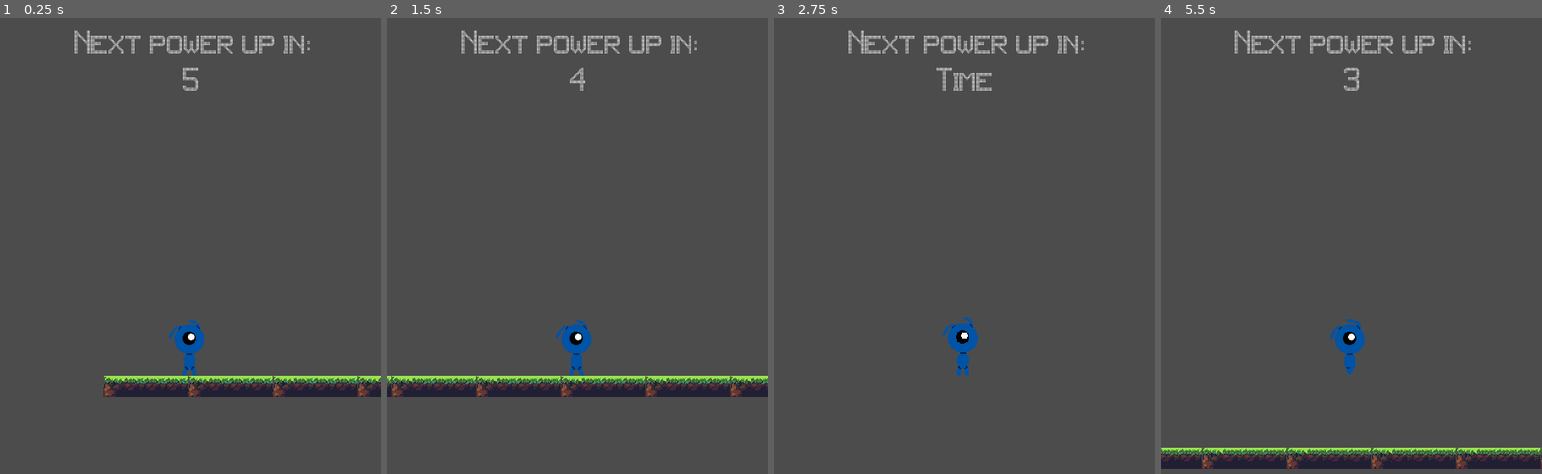
Above: before the commit, frames 1-4 (left to right).
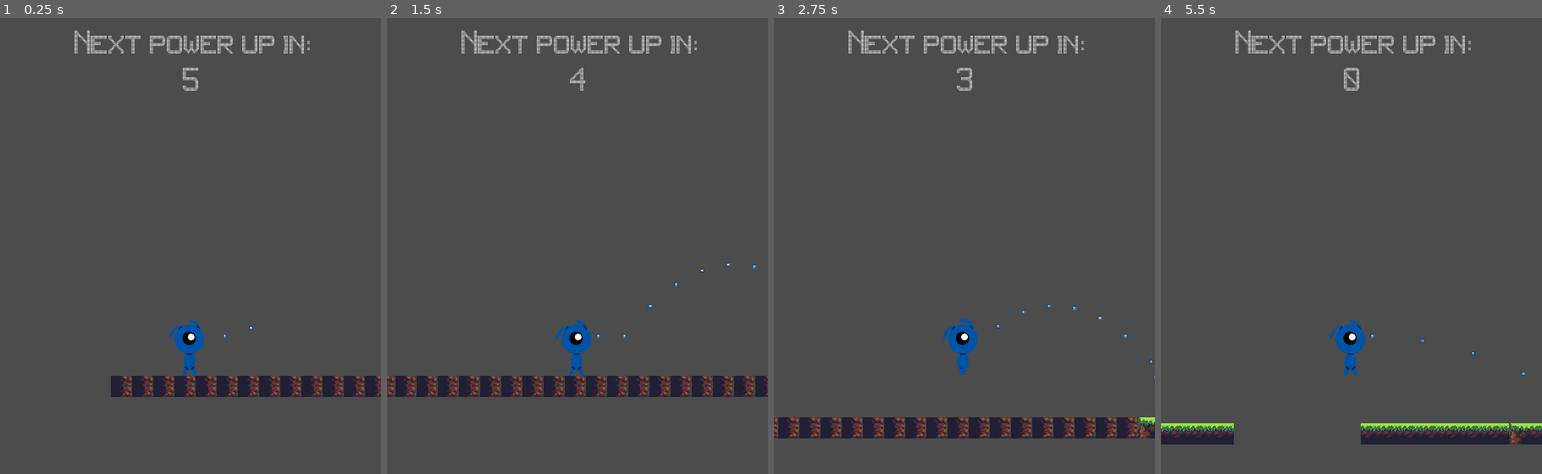
Above: after the commit, the same moments.

Repository: Rileydevlab/Platformgame-9bfa491d5ac16dc9b1c8cc8b83aed2f052f0a1d2
Game: Godot game, scene res://Tscn/World.tscn
Two runs of this game, one before a commit and one after it. Both use one fixed random seed, a clock stepped at 60 frames per second and the inputs below. The engine's default icon, where the game draws it, is replaced by a stand-in: a white triangle on a blue panel in a dark square.
Inputs (mouse positions are in pixels of both pictures, inside the frame that each line leads up to):
- Up to frame 1 (0.25 s): no input
- Up to frame 2 (1.5 s): move the mouse to (661, 314) at 0.52 s; hold Right (ui_right) 0.53-1.25 s; hold Up (ui_up) 0.53-1.25 s; click (661, 314) at 0.67 s; drag from (501, 378) to (outside the picture) at 1.27 s
- Up to frame 3 (2.75 s): move the mouse to (1002, 195) at 2.02 s; hold Down (ui_down) from 2.03 s (still down); hold Up (ui_up) from 2.03 s (still down)
- Up to frame 4 (5.5 s): release Down (ui_down) at 2.75 s; release Up (ui_up) at 2.75 s; drag from (outside the picture) to (1237, 246) at 2.77 s; move the mouse to (1465, 446) at 3.52 s; hold Right (ui_right) 3.53-4.25 s; hold Up (ui_up) 3.53-4.25 s; drag from (1237, 246) to (1294, 177) at 4.27 s; move the mouse to (1370, 346) at 5.02 s; hold Right (ui_right) from 5.03 s (still down); hold Up (ui_up) from 5.03 s (still down); click (1370, 346) at 5.17 s

The runs differ from the first frame. In frame 1, 2.4% of the frame differs, in the area x 27-100%, y 67-84%; in frame 2, 3.6%; in frame 3, 5.1%; in frame 4, 8.2%, in the area x 0-100%, y 2-99%.

Commit message:
Map change and shooting
Added shooting to player. added some diff texture.

Diff:
--- /dev/null
+++ b/Script/Bullet.gd
@@ -0,0 +1,14 @@
+extends KinematicBody2D
+
+var speed = 750
+var velocity = Vector2()
+
+func start(pos, dir):
+	rotation = dir
+	position = pos
+	velocity = Vector2(speed, 0).rotated(rotation)
+
+func _physics_process(delta):
+	var collision = move_and_collide(velocity * delta)
+	if collision:
+		queue_free()
--- a/Script/Player.gd
+++ b/Script/Player.gd
@@ -4,33 +4,38 @@
 const powerupgravity = 15
 const JUMP_HEIGHT = -500
 var motion = Vector2()
+var timeron = false
 var startspeed = true
+var Bullet = preload("res://Tscn/Bullet.tscn")
+signal collided
+onready var timer = get_node("Timer2")
+var time = 0
+func _ready():
+	timer.connect("timeout", self, "_on_Timer_timeout")
 func _physics_process(delta):
-	print("X",motion.x)
-	print("Y",motion.y)
-	if Input.is_action_pressed("ui_down"):
-		get_tree().reload_current_scene()
-		print("restart")
-		pass
+	#print("X",motion.x)
+	#print("Y",motion.y)
+	if timeron == false:
+		timeron = true
+		timer.start()
 	var friction = false
 	$Sprite.flip_h = false
 	$Sprite.play("run")
 	if global.powerup == 0 && global.startspeed == true:
-		motion.x = 400
+		motion.x = 350
 		global.startspeed = false
 	if global.powerup == 0:
 		motion.x += .1
 		motion.y += GRAVITY
 	if global.powerup == 1:
-		motion.x = 550
-		motion.y += GRAVITY
+		motion.x = 500
+		motion.y += 17
 	if global.powerup == 2:
-		motion.x = 350
+		motion.x = 300
 		motion.y += GRAVITY
 	if global.powerup == 3:
 		motion.x = 400
 		motion.y += 15
-
 	if motion.x > 500 && global.powerup == 0:
 		motion.x = 500
 	if motion.x < 300:
@@ -41,11 +46,14 @@
 		get_tree().reload_current_scene()
 		print("restart")
 		pass
-	if Input.is_action_pressed("ui_right"):
-		motion.x = 300
+	for i in get_slide_count():
+		var collision = get_slide_collision(i)
+		if collision:
+			emit_signal('collided', collision)
 	if is_on_floor():
 		if Input.is_action_pressed("ui_up"):
 			motion.y = JUMP_HEIGHT
+			shoot()
 		if friction == true:
 			motion.x = lerp(motion.x, 0, 0.2)
 	else:
@@ -57,3 +65,10 @@
 			motion.x = lerp(motion.x, 0, 0.05)
 	motion = move_and_slide(motion, UP)
 	pass
+func _on_Timer_timeout():
+	shoot()
+	timeron = true
+func shoot():
+	var b = Bullet.instance()
+	b.start($Muzzle.global_position, rotation)
+	get_parent().add_child(b)
--- a/Script/Poweruptimer.gd
+++ b/Script/Poweruptimer.gd
@@ -3,7 +3,6 @@
 onready var timer = get_node("Timer")
 var timerstart = false
 var time = 0
-
 func _ready():
 	timer.connect("timeout", self, "_on_Timer_timeout")
 
--- a/Script/TileMap.gd
+++ b/Script/TileMap.gd
@@ -5,7 +5,6 @@
 var startmap = true
 onready var timer = get_node("Timer")
 var timeron = false
-
 func _ready():
 	timer.connect("timeout", self, "_on_Timer_timeout")
 
@@ -79,19 +78,19 @@
 	set_cell(loc.x,loc.y,2)
 func base_two():
 	var loc = Vector2(xaxis,yaxis)
-	set_cell(loc.x,loc.y,0)
-	xaxis = xaxis + 1
-	loc = Vector2(xaxis,yaxis)
-	set_cell(loc.x,loc.y,1)
-	xaxis = xaxis + 1
-	loc = Vector2(xaxis,yaxis)
-	set_cell(loc.x,loc.y,1)
-	xaxis = xaxis + 1
-	loc = Vector2(xaxis,yaxis)
-	set_cell(loc.x,loc.y,1)
-	xaxis = xaxis + 1
-	loc = Vector2(xaxis,yaxis)
-	set_cell(loc.x,loc.y,2)
+	set_cell(loc.x,loc.y,5)
+	xaxis = xaxis + 1
+	loc = Vector2(xaxis,yaxis)
+	set_cell(loc.x,loc.y,5)
+	xaxis = xaxis + 1
+	loc = Vector2(xaxis,yaxis)
+	set_cell(loc.x,loc.y,5)
+	xaxis = xaxis + 1
+	loc = Vector2(xaxis,yaxis)
+	set_cell(loc.x,loc.y,5)
+	xaxis = xaxis + 1
+	loc = Vector2(xaxis,yaxis)
+	set_cell(loc.x,loc.y,5)
 func base_three():
 	var loc = Vector2(xaxis,yaxis)
 	set_cell(loc.x,loc.y,0)
@@ -299,3 +298,12 @@
 	set_cell(loc.x,loc.y,2)
 func _on_Timer_timeout():
 	timeron = false
+
+func _on_Player_collided(collision):
+	# KinematicCollision2D object emitted by character
+	if collision.collider is TileMap:
+		var tile_pos = collision.collider.world_to_map($Player.position)
+		tile_pos -= collision.normal  # Colliding tile
+		var tile = collision.collider.get_cellv(tile_pos)
+		print(tile)
+		print(tile_pos)
--- /dev/null
+++ b/Tscn/Bullet.tscn
@@ -0,0 +1,20 @@
+[gd_scene load_steps=4 format=2]
+
+[ext_resource path="res://Script/Bullet.gd" type="Script" id=1]
+[ext_resource path="res://Sprites/icon.png" type="Texture" id=2]
+
+[sub_resource type="RectangleShape2D" id=1]
+extents = Vector2( 30.1119, 30.9092 )
+
+[node name="Bullet" type="KinematicBody2D"]
+collision_layer = 2
+collision_mask = 2
+script = ExtResource( 1 )
+
+[node name="Sprite" type="Sprite" parent="."]
+scale = Vector2( 0.1, 0.1 )
+texture = ExtResource( 2 )
+
+[node name="CollisionShape2D" type="CollisionShape2D" parent="."]
+scale = Vector2( 0.1, 0.1 )
+shape = SubResource( 1 )
--- a/Tscn/JungleDirtTiles.tscn
+++ b/Tscn/JungleDirtTiles.tscn
@@ -1,9 +1,30 @@
-[gd_scene load_steps=3 format=2]
+[gd_scene load_steps=4 format=2]
 
 [ext_resource path="res://Sprites/Tiles/JungleDirtTileSet.png" type="Texture" id=1]
 
 [sub_resource type="RectangleShape2D" id=1]
 extents = Vector2( 16, 16 )
+
+[sub_resource type="GDScript" id=2]
+script/source = "extends Sprite
+
+
+# Declare member variables here. Examples:
+# var a = 2
+# var b = \"text\"
+
+func _physics_process(delta):
+	print(\"hello\")
+# Called when the node enters the scene tree for the first time.
+func _ready():
+	print(\"hello\")
+	pass # Replace with function body.
+
+
+# Called every frame. 'delta' is the elapsed time since the previous frame.
+#func _process(delta):
+#	pass
+"
 
 [node name="JungleDirtTiles" type="Node"]
 
@@ -80,6 +101,7 @@
 centered = false
 region_enabled = true
 region_rect = Rect2( 160, 160, 32, 32 )
+script = SubResource( 2 )
 __meta__ = {
 "_edit_group_": true
 }
--- a/Tscn/World.tscn
+++ b/Tscn/World.tscn
@@ -1,25 +1,168 @@
-[gd_scene load_steps=7 format=2]
-
-[ext_resource path="res://Tres/JungleGrassTileSet.tres" type="TileSet" id=1]
+[gd_scene load_steps=9 format=2]
+
+[ext_resource path="res://Sprites/Tiles/JungleDirtTileSet.png" type="Texture" id=1]
 [ext_resource path="res://Tscn/Player.tscn" type="PackedScene" id=2]
 [ext_resource path="res://Script/TileMap.gd" type="Script" id=3]
 [ext_resource path="res://Script/Musicplayer.gd" type="Script" id=4]
 [ext_resource path="res://Music/gamerandone.wav" type="AudioStream" id=5]
 [ext_resource path="res://Music/gamerandtwo.wav" type="AudioStream" id=6]
 
+[sub_resource type="RectangleShape2D" id=1]
+extents = Vector2( 16, 16 )
+
+[sub_resource type="TileSet" id=2]
+0/name = "0"
+0/texture = ExtResource( 1 )
+0/tex_offset = Vector2( 0, 0 )
+0/modulate = Color( 1, 1, 1, 1 )
+0/region = Rect2( 0, 32, 32, 32 )
+0/tile_mode = 0
+0/occluder_offset = Vector2( 0, 0 )
+0/navigation_offset = Vector2( 0, 0 )
+0/shapes = [ {
+"autotile_coord": Vector2( 0, 0 ),
+"one_way": false,
+"one_way_margin": 1.0,
+"shape": SubResource( 1 ),
+"shape_transform": Transform2D( 1, 0, 0, 1, 16, 16 )
+} ]
+0/z_index = 0
+1/name = "1"
+1/texture = ExtResource( 1 )
+1/tex_offset = Vector2( 0, 0 )
+1/modulate = Color( 1, 1, 1, 1 )
+1/region = Rect2( 32, 32, 32, 32 )
+1/tile_mode = 0
+1/occluder_offset = Vector2( 0, 0 )
+1/navigation_offset = Vector2( 0, 0 )
+1/shapes = [ {
+"autotile_coord": Vector2( 0, 0 ),
+"one_way": false,
+"one_way_margin": 1.0,
+"shape": SubResource( 1 ),
+"shape_transform": Transform2D( 1, 0, 0, 1, 16, 16 )
+} ]
+1/z_index = 0
+2/name = "2"
+2/texture = ExtResource( 1 )
+2/tex_offset = Vector2( 0, 0 )
+2/modulate = Color( 1, 1, 1, 1 )
+2/region = Rect2( 64, 32, 32, 32 )
+2/tile_mode = 0
+2/occluder_offset = Vector2( 0, 0 )
+2/navigation_offset = Vector2( 0, 0 )
+2/shapes = [ {
+"autotile_coord": Vector2( 0, 0 ),
+"one_way": false,
+"one_way_margin": 1.0,
+"shape": SubResource( 1 ),
+"shape_transform": Transform2D( 1, 0, 0, 1, 16, 16 )
+} ]
+2/z_index = 0
+3/name = "3"
+3/texture = ExtResource( 1 )
+3/tex_offset = Vector2( 0, 0 )
+3/modulate = Color( 1, 1, 1, 1 )
+3/region = Rect2( 64, 160, 32, 32 )
+3/tile_mode = 0
+3/occluder_offset = Vector2( 0, 0 )
+3/navigation_offset = Vector2( 0, 0 )
+3/shapes = [ {
+"autotile_coord": Vector2( 0, 0 ),
+"one_way": false,
+"one_way_margin": 1.0,
+"shape": SubResource( 1 ),
+"shape_transform": Transform2D( 1, 0, 0, 1, 16, 16 )
+} ]
+3/z_index = 0
+4/name = "4"
+4/texture = ExtResource( 1 )
+4/tex_offset = Vector2( 0, 0 )
+4/modulate = Color( 1, 1, 1, 1 )
+4/region = Rect2( 160, 160, 32, 32 )
+4/tile_mode = 0
+4/occluder_offset = Vector2( 0, 0 )
+4/navigation_offset = Vector2( 0, 0 )
+4/shapes = [ {
+"autotile_coord": Vector2( 0, 0 ),
+"one_way": false,
+"one_way_margin": 1.0,
+"shape": SubResource( 1 ),
+"shape_transform": Transform2D( 1, 0, 0, 1, 16, 16 )
+} ]
+4/z_index = 0
+5/name = "5"
+5/texture = ExtResource( 1 )
+5/tex_offset = Vector2( 0, 0 )
+5/modulate = Color( 1, 1, 1, 1 )
+5/region = Rect2( 96, 160, 32, 32 )
+5/tile_mode = 0
+5/occluder_offset = Vector2( 0, 0 )
+5/navigation_offset = Vector2( 0, 0 )
+5/shapes = [ {
+"autotile_coord": Vector2( 0, 0 ),
+"one_way": false,
+"one_way_margin": 1.0,
+"shape": SubResource( 1 ),
+"shape_transform": Transform2D( 1, 0, 0, 1, 16, 16 )
+} ]
+5/z_index = 0
+6/name = "6"
+6/texture = ExtResource( 1 )
+6/tex_offset = Vector2( 0, 0 )
+6/modulate = Color( 1, 1, 1, 1 )
+6/region = Rect2( 96, 0, 32, 32 )
+6/tile_mode = 0
+6/occluder_offset = Vector2( 0, 0 )
+6/navigation_offset = Vector2( 0, 0 )
+6/shapes = [ {
+"autotile_coord": Vector2( 0, 0 ),
+"one_way": false,
+"one_way_margin": 1.0,
+"shape": SubResource( 1 ),
+"shape_transform": Transform2D( 1, 0, 0, 1, 16, 16 )
+} ]
+6/z_index = 0
+7/name = "7"
+7/texture = ExtResource( 1 )
+7/tex_offset = Vector2( 0, 0 )
+7/modulate = Color( 1, 1, 1, 1 )
+7/region = Rect2( 128, 0, 32, 32 )
+7/tile_mode = 0
+7/occluder_offset = Vector2( 0, 0 )
+7/navigation_offset = Vector2( 0, 0 )
+7/shapes = [ {
+"autotile_coord": Vector2( 0, 0 ),
+"one_way": false,
+"one_way_margin": 1.0,
+"shape": SubResource( 1 ),
+"shape_transform": Transform2D( 1, 0, 0, 1, 16, 16 )
+} ]
+7/z_index = 0
+8/name = "8"
+8/texture = ExtResource( 1 )
+8/tex_offset = Vector2( 0, 0 )
+8/modulate = Color( 1, 1, 1, 1 )
+8/region = Rect2( 160, 0, 32, 32 )
+8/tile_mode = 0
+8/occluder_offset = Vector2( 0, 0 )
+8/navigation_offset = Vector2( 0, 0 )
+8/shapes = [ {
+"autotile_coord": Vector2( 0, 0 ),
+"one_way": false,
+"one_way_margin": 1.0,
+"shape": SubResource( 1 ),
+"shape_transform": Transform2D( 1, 0, 0, 1, 16, 16 )
+} ]
+8/z_index = 0
+
 [node name="World" type="Node"]
 
-[node name="Player" parent="." instance=ExtResource( 2 )]
-position = Vector2( 32, -64 )
-
-[node name="Camera2D" type="Camera2D" parent="Player"]
-current = true
-
-[node name="Node" type="Node" parent="Player"]
-
 [node name="TileMap" type="TileMap" parent="."]
-tile_set = ExtResource( 1 )
+tile_set = SubResource( 2 )
 cell_size = Vector2( 32, 32 )
+collision_layer = 3
+collision_mask = 3
 format = 1
 script = ExtResource( 3 )
 __meta__ = {
@@ -31,6 +174,23 @@
 one_shot = true
 autostart = true
 
+[node name="Player" parent="TileMap" instance=ExtResource( 2 )]
+position = Vector2( 32, -64 )
+
+[node name="Camera2D" type="Camera2D" parent="TileMap/Player"]
+current = true
+
+[node name="Node" type="Node" parent="TileMap/Player"]
+
+[node name="Muzzle" type="Position2D" parent="TileMap/Player"]
+position = Vector2( 31.6135, -15.606 )
+__meta__ = {
+"_gizmo_extents_": 20.0
+}
+
+[node name="Timer2" type="Timer" parent="TileMap/Player"]
+wait_time = 0.1
+
 [node name="poweruprandomizer" type="Node" parent="."]
 
 [node name="Timer" type="Timer" parent="poweruprandomizer"]
@@ -49,3 +209,4 @@
 [node name="Timer" type="Timer" parent="Musicplayer"]
 wait_time = 4.0
 one_shot = true
+[connection signal="collided" from="TileMap/Player" to="TileMap" method="_on_Player_collided"]
